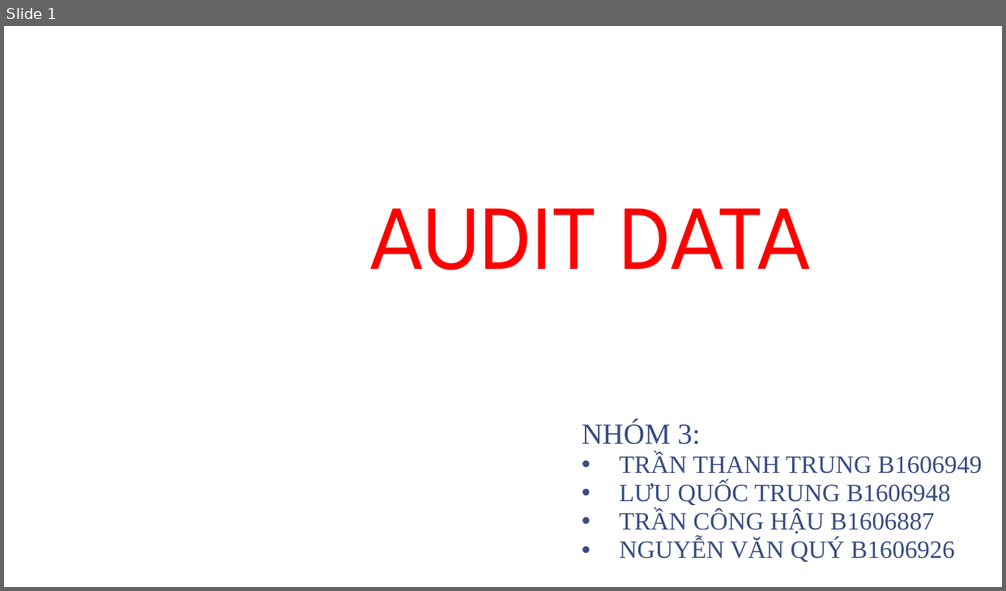
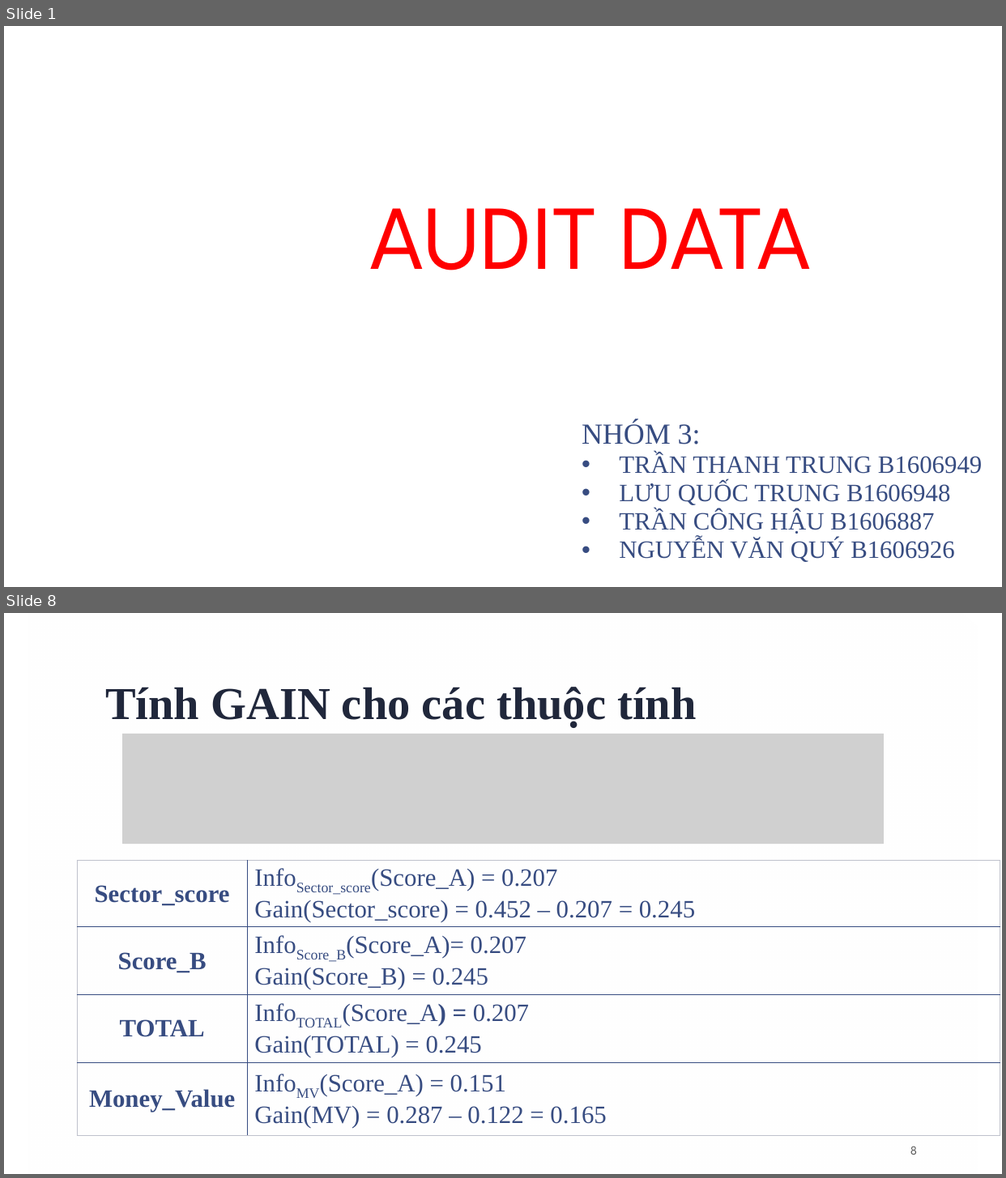
Before and after one commit to trungcpag/machine-CTU, a slide deck: report.pptx. Shown one above the other, each under a label of ours: slide 1 before the commit, slides 1 and 8 after it; the slides between them are not shown. The pictures are 1006x591 and 1006x1178 pixels, drawn with LibreOffice and Linux fonts; fonts in the diff are those of the drawing; grey boxes stand for pictures; background and template pictures are left out. Boxes give left, top, right and bottom in pixels: in the first picture for what was removed or moved away, otherwise in the second. Text is boxed around its words. In the diff, an @@ line names an element or a change of style, - is before the commit and + after.

```diff
--- a/report.pptx
+++ b/report.pptx
@@ slide 8 added at [4, 613, 1002, 1174], background picture (left out) @@
@@ rectangle added at [28, 613, 977, 1174], fill gradient #FFFFFF @@
@@ title added at [105, 687, 696, 728], 44 pt, text #20273C, bold @@
+Tính GAIN cho các thuộc tính
@@ picture added at [122, 734, 884, 844] @@
@@ table added at [77, 861, 999, 1137], 4 rows, 2 columns @@
+Sector_score | InfoSector_score(Score_A) = 0.207 / Gain(Sector_score) = 0.452 – 0.207 = 0.245
+Score_B | InfoScore_B(Score_A)= 0.207 / Gain(Score_B) = 0.245
+TOTAL | InfoTOTAL(Score_A) = 0.207 / Gain(TOTAL) = 0.245
+Money_Value | InfoMV(Score_A) = 0.151 / Gain(MV) = 0.287 – 0.122 = 0.165
@@ page number added at [910, 1146, 917, 1155], 12 pt, text #595959 @@
+8
```
Also in this commit, not shown: 8 slides changed, 4 slides removed.
